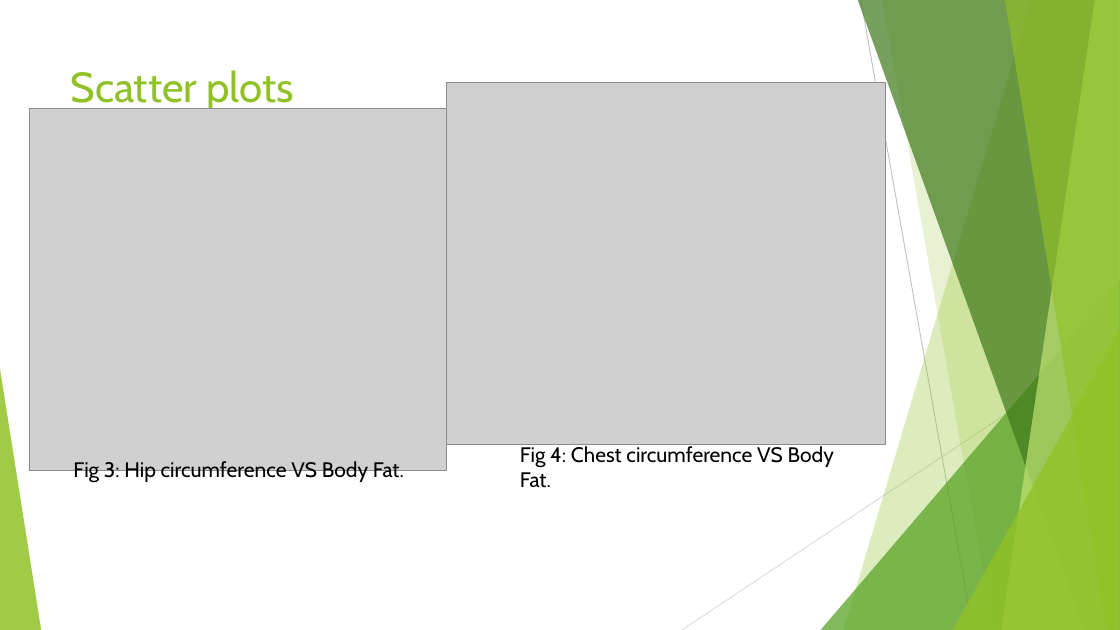
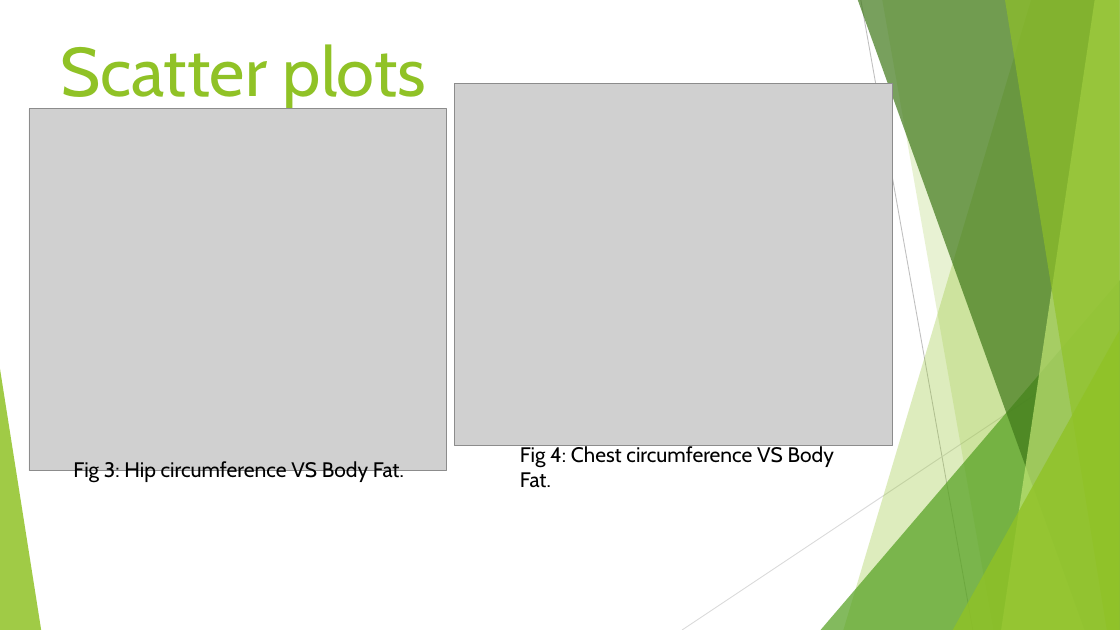
Before and after one commit to AbdulJaleel61/BODYFAT_PREDICTION, a slide deck: slide 12 of Presentation1.pptx (slide 10 before the commit). Drawn at 1120x630 pixels with LibreOffice and Linux fonts; fonts in the diff are those of the drawing; grey boxes stand for pictures. Boxes give left, top, right and bottom in pixels: in the first picture for what was removed or moved away, otherwise in the second. Text is boxed around its words. In the diff, an @@ line names an element or a change of style, - is before the commit and + after.

```diff
--- a/Presentation1.pptx
+++ b/Presentation1.pptx
@@ title "Scatter plots": place and size @@
-title "Scatter plots" at [71, 70, 293, 112]
+title "Scatter plots" at [60, 44, 426, 112]
@@ title "Scatter plots" at [60, 44, 426, 112]: size 36 to 59 pt @@
@@ picture: place and size @@
-picture at [447, 83, 886, 445]
+picture at [455, 84, 893, 446]
```
Also in this commit, not shown: 12 other slides changed, 4 slides added, 1 slide removed, 3 other files.
